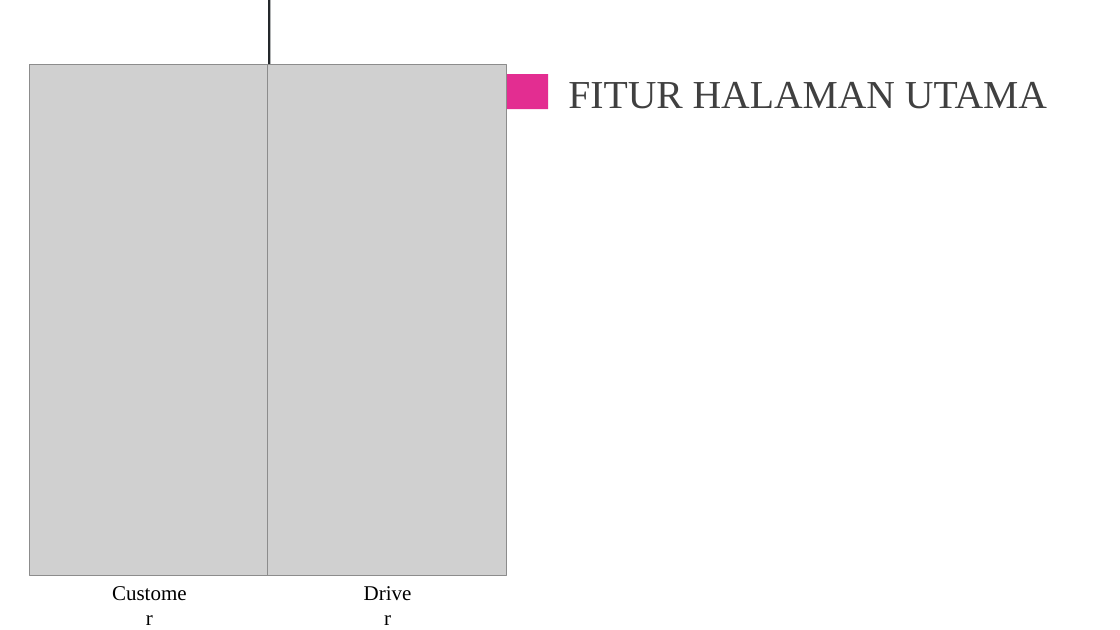
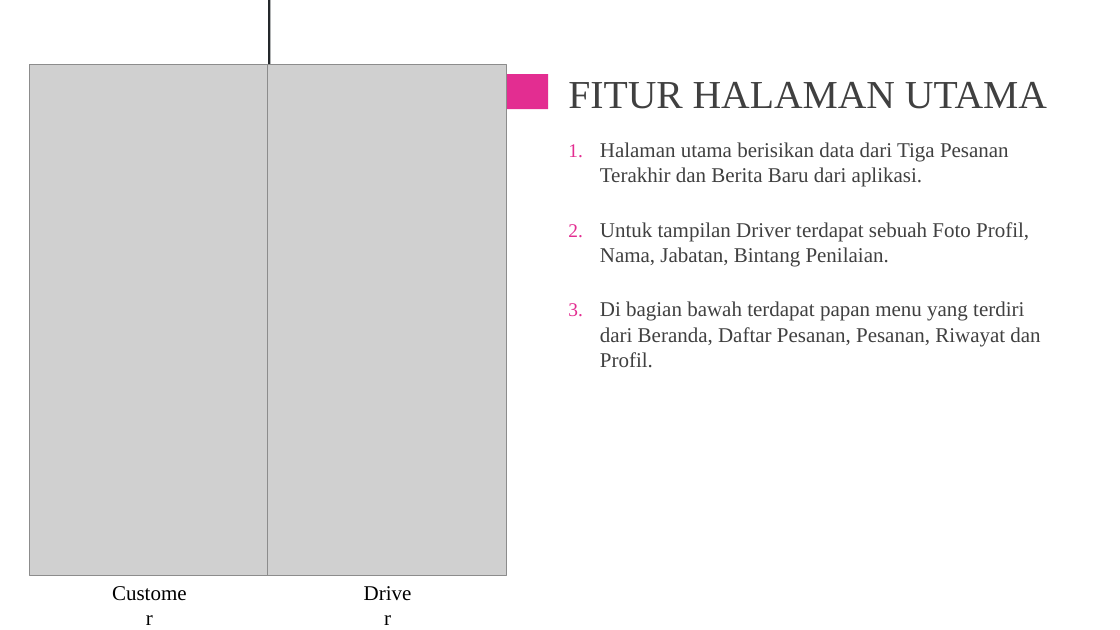
Before and after one commit to palindungan/file_penting_cadangan, a slide deck: slide 9 of PKL Industri 2020/magang_ppt.pptx (slide 8 before the commit). Drawn at 1120x630 pixels with LibreOffice and Linux fonts; fonts in the diff are those of the drawing; grey boxes stand for pictures. Boxes give left, top, right and bottom in pixels: in the first picture for what was removed or moved away, otherwise in the second. Text is boxed around its words. In the diff, an @@ line names an element or a change of style, - is before the commit and + after.

```diff
--- a/PKL Industri 2020/magang_ppt.pptx
+++ b/PKL Industri 2020/magang_ppt.pptx
@@ text added at <box>600,142,1040,367</box>, 18 pt, text #404040 @@
+1. Halaman utama berisikan data dari Tiga Pesanan Terakhir dan Berita Baru dari aplikasi.
+2. Untuk tampilan Driver terdapat sebuah Foto Profil, Nama, Jabatan, Bintang Penilaian.
+3. Di bagian bawah terdapat papan menu yang terdiri dari Beranda, Daftar Pesanan, Pesanan, Riwayat dan Profil.
```
Also in this commit, not shown: 8 other slides changed, 1 slide added, 1 other file.
